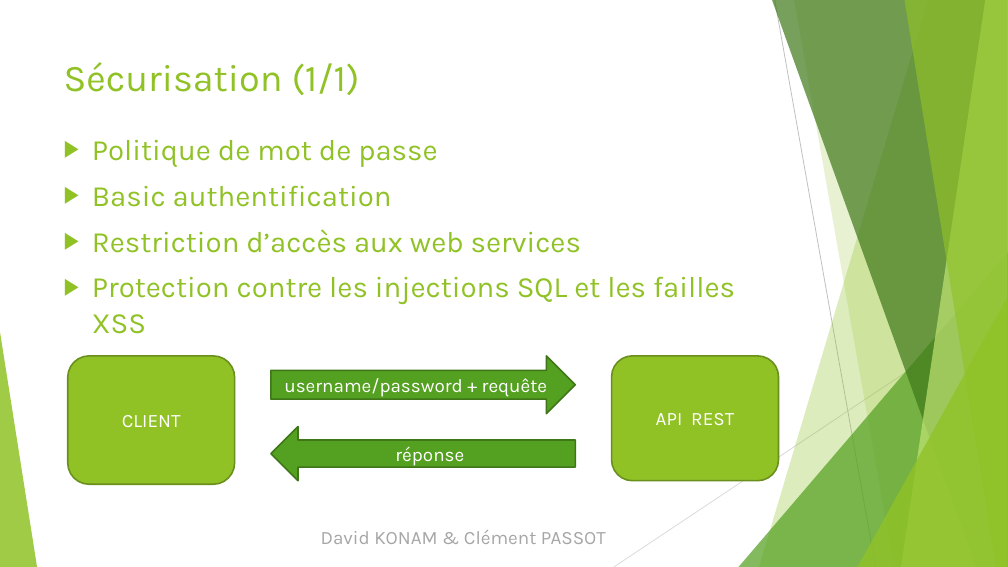
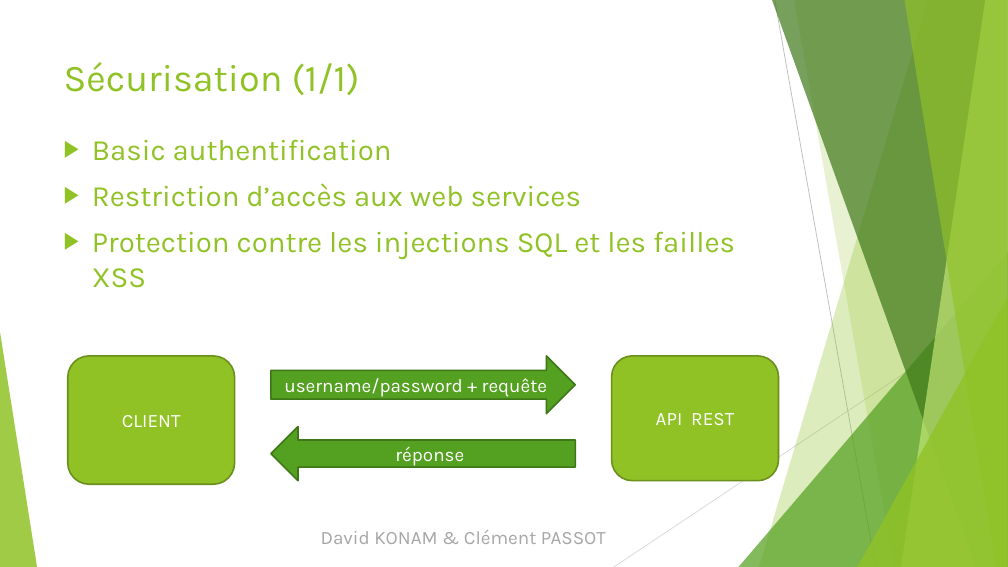
Before and after one commit to konamdav/Projet-site-commerce-web, a slide deck: slide 7 of API_REST/soutenance.pptx. Drawn at 1008x567 pixels with LibreOffice and Linux fonts; fonts in the diff are those of the drawing. Boxes give left, top, right and bottom in pixels: in the first picture for what was removed or moved away, otherwise in the second. Text is boxed around its words. In the diff, an @@ line names an element or a change of style, - is before the commit and + after.

```diff
--- a/API_REST/soutenance.pptx
+++ b/API_REST/soutenance.pptx
@@ text at [92, 140, 437, 167]: paragraph removed @@
-▶ Politique de mot de passe
```
Also in this commit, not shown: 16 other files.
